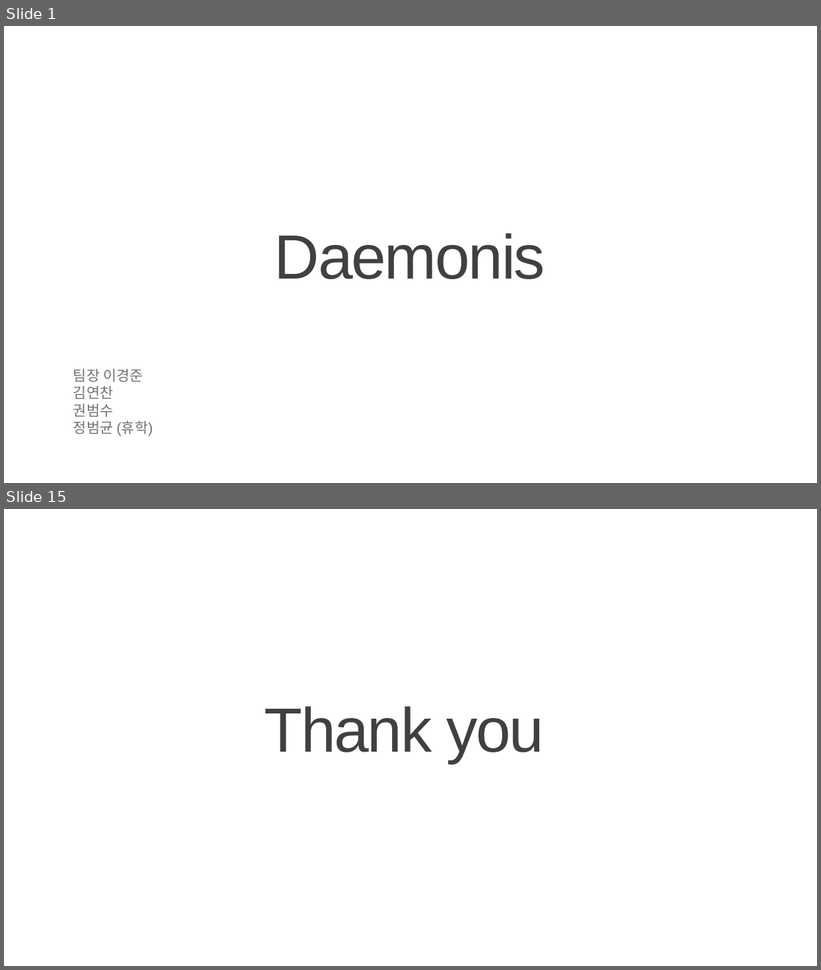
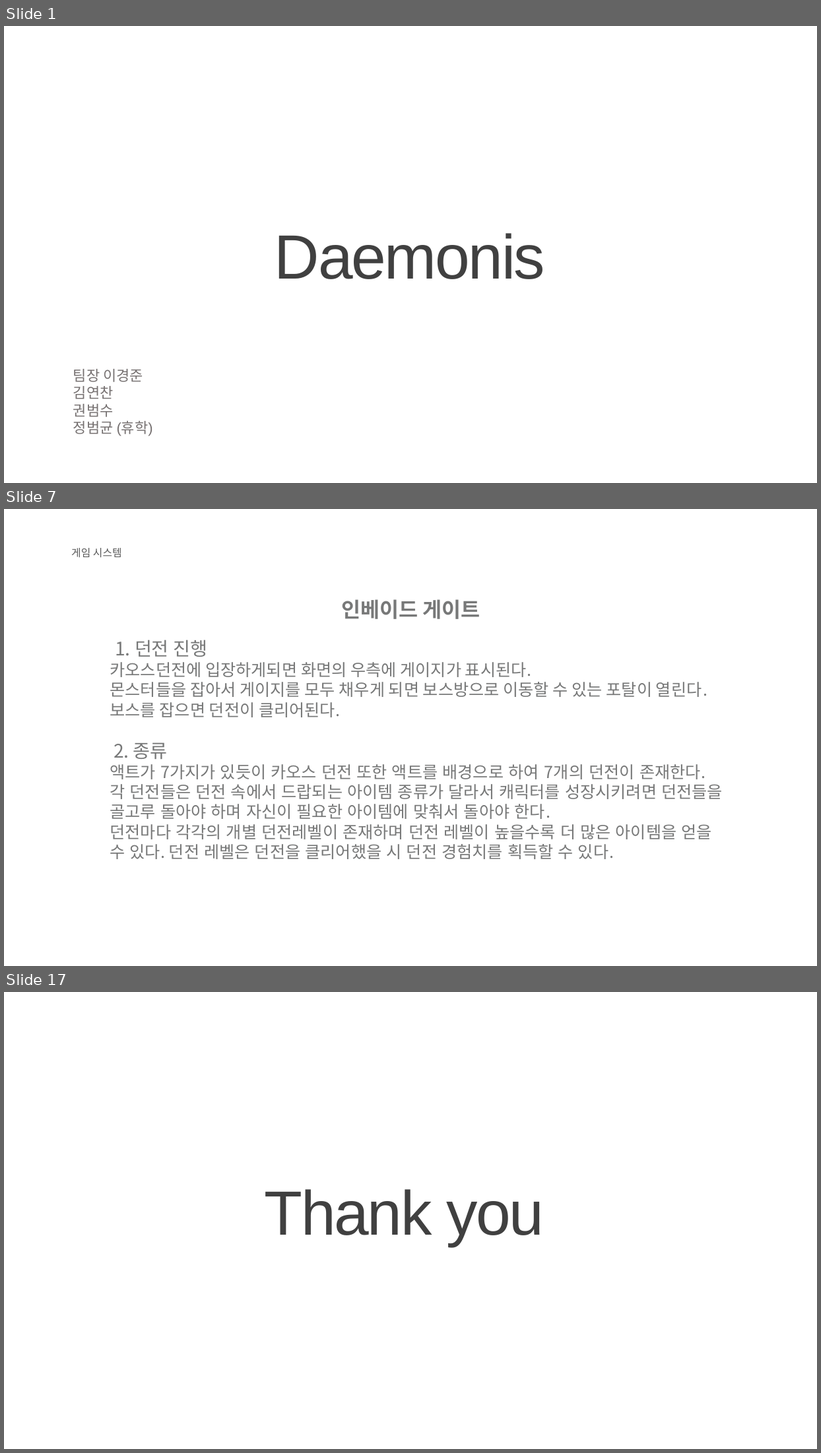
Before and after one commit to KJGoody/Daemonis, a slide deck: Deamonis(데모니스) 기획서/Daemonis PPT.pptx. Shown one above the other, each under a label of ours: slides 1 and 15 before the commit, slides 1, 7 and 17 after it; the slides between them are not shown. The pictures are 821x970 and 821x1453 pixels, drawn with LibreOffice and Linux fonts; fonts in the diff are those of the drawing; background and template pictures are left out. Boxes give left, top, right and bottom in pixels: in the first picture for what was removed or moved away, otherwise in the second. Text is boxed around its words. In the diff, an @@ line names an element or a change of style, - is before the commit and + after.

```diff
--- a/Deamonis(데모니스) 기획서/Daemonis PPT.pptx
+++ b/Deamonis(데모니스) 기획서/Daemonis PPT.pptx
@@ slide 7 added at (4,509,817,966), background picture (left out) @@
@@ text added at (71,548,122,558), 12.3 pt, text #595959 @@
+게임 시스템
@@ text added at (341,599,480,619), 24.6 pt, text #777878, bold @@
+인베이드 게이트
@@ text added at (110,640,723,859), 19.6 pt, text #777878 @@
+1. 던전 진행
+카오스던전에 입장하게되면 화면의 우측에 게이지가 표시된다.
+몬스터들을 잡아서 게이지를 모두 채우게 되면 보스방으로 이동할 수 있는 포탈이 열린다.
+보스를 잡으면 던전이 클리어된다.
+2. 종류
+액트가 7가지가 있듯이 카오스 던전 또한 액트를 배경으로 하여 7개의 던전이 존재한다. 각 던전들은 던전 속에서 드랍되는 아이템 종류가 달라서 캐릭터를 성장시키려면 던전들을 골고루 돌아야 하며 자신이 필요한 아이템에 맞춰서 돌아야 한다.
+던전마다 각각의 개별 던전레벨이 존재하며 던전 레벨이 높을수록 더 많은 아이템을 얻을 수 있다. 던전 레벨은 던전을 클리어했을 시 던전 경험치를 획득할 수 있다.
@@ what was slide 15 is now slide 17 @@
```
Also in this commit, not shown: 2 slides changed, 12 other slides added, 11 slides removed, 1 other file.
